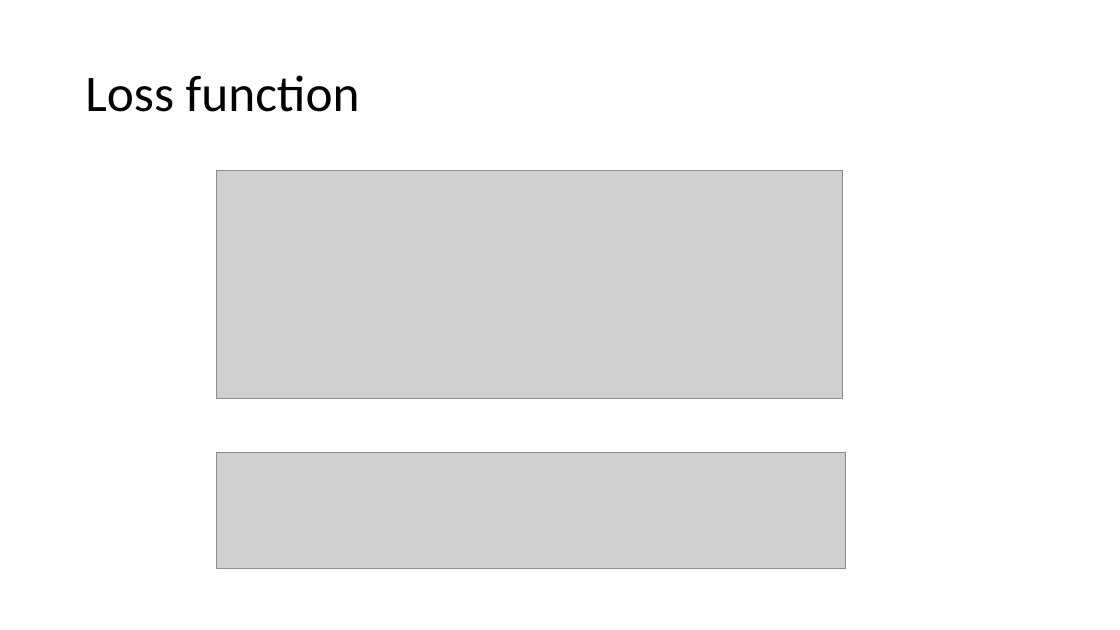
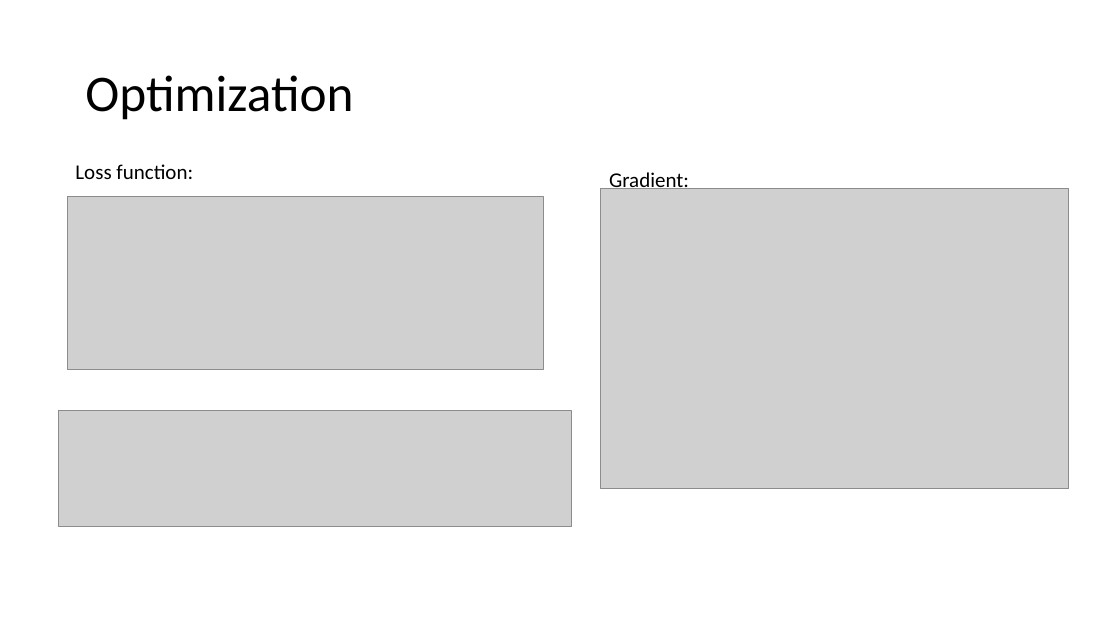
Before and after one commit to N4A/papers, a slide deck: slide 15 of RS/VBPR.pptx (slide 14 before the commit). Drawn at 1120x630 pixels with LibreOffice and Linux fonts; fonts in the diff are those of the drawing; grey boxes stand for pictures. Boxes give left, top, right and bottom in pixels: in the first picture for what was removed or moved away, otherwise in the second. Text is boxed around its words. In the diff, an @@ line names an element or a change of style, - is before the commit and + after.

```diff
--- a/RS/VBPR.pptx
+++ b/RS/VBPR.pptx
@@ title at (x1=85, y1=75, x2=353, y2=120): text changed @@
-Loss function
+Optimization
@@ text added at (x1=75, y1=164, x2=193, y2=179), 18 pt, text #000000 @@
+Loss function:
@@ text added at (x1=609, y1=172, x2=689, y2=193), 18 pt, text #000000 @@
+Gradient:
@@ picture resized from (x1=217, y1=171, x2=843, y2=399) to (x1=67, y1=196, x2=544, y2=370) @@
@@ picture added at (x1=601, y1=188, x2=1069, y2=489) @@
@@ picture resized from (x1=217, y1=453, x2=846, y2=569) to (x1=58, y1=411, x2=571, y2=527) @@
```
Also in this commit, not shown: 1 other slide changed, 4 slides added, 1 slide removed, 10 other files.
